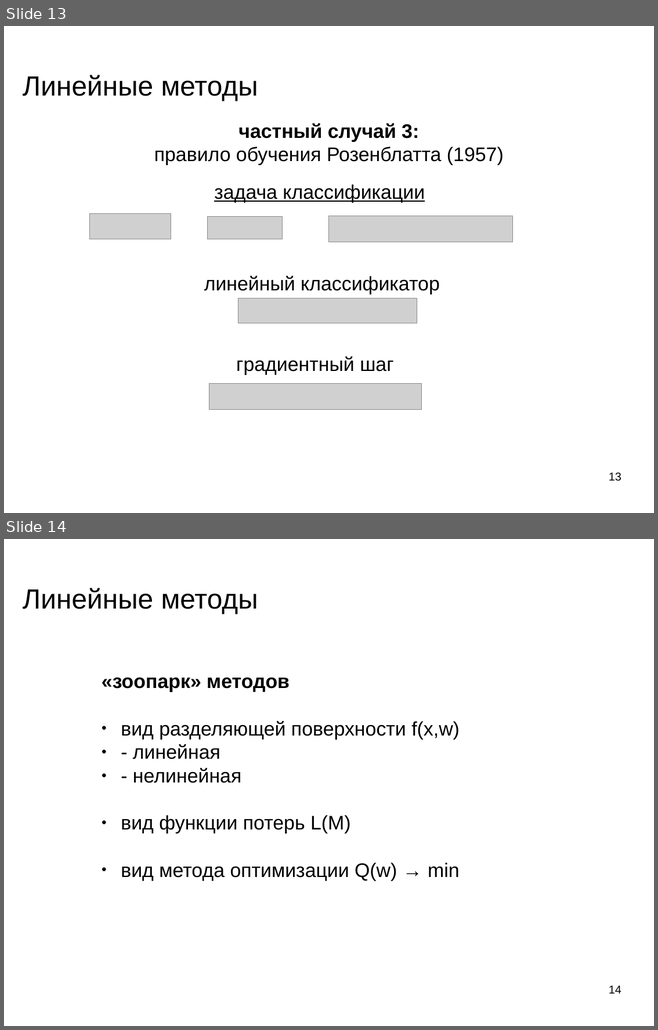
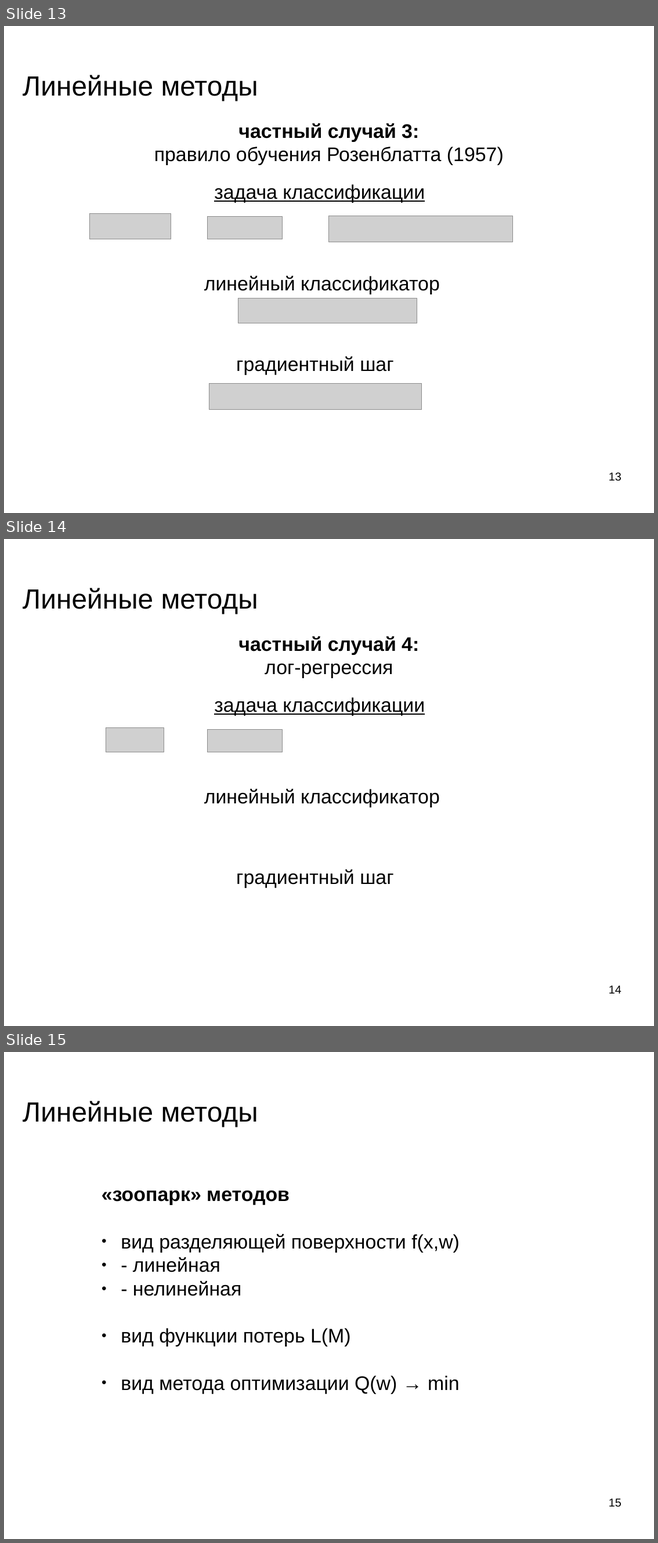
Before and after one commit to mechanoid5/ml_lectorium_legacy, a slide deck: 09-linear.odp. Shown one above the other, each under a label of ours: slides 13 and 14 before the commit, slides 13, 14 and 15 after it. The pictures are 658x1030 and 658x1543 pixels, drawn with LibreOffice and Linux fonts; fonts in the diff are those of the drawing; grey boxes stand for pictures; background and template pictures are left out. Boxes give left, top, right and bottom in pixels: in the first picture for what was removed or moved away, otherwise in the second. Text is boxed around its words. In the diff, an @@ line names an element or a change of style, - is before the commit and + after.

```diff
--- a/09-linear.odp
+++ b/09-linear.odp
@@ slide 14 added at <box>4,539,654,1026</box>, background picture (left out) @@
@@ title added at <box>23,588,258,614</box>, 33.9 pt, text #000000 @@
+Линейные методы
@@ text added at <box>238,636,419,678</box>, 24 pt, text #000000, bold @@
+частный случай 4:
+лог-регрессия
@@ text added at <box>214,697,424,716</box>, 24 pt, text #000000, underline @@
+задача классификации
@@ picture added at <box>106,728,164,753</box> @@
@@ picture added at <box>208,730,282,753</box> @@
@@ text added at <box>204,789,440,808</box>, 24 pt, text #000000 @@
+линейный классификатор
@@ text added at <box>236,870,393,888</box>, 24 pt, text #000000 @@
+градиентный шаг
@@ page number added at <box>608,986,621,994</box>, 14 pt, text #000000 @@
+14
@@ what was slide 14 is now slide 15 @@
@@ page number at <box>608,1499,621,1507</box>: text changed @@
-14
+15
```
Also in this commit, not shown: 7 other files.
